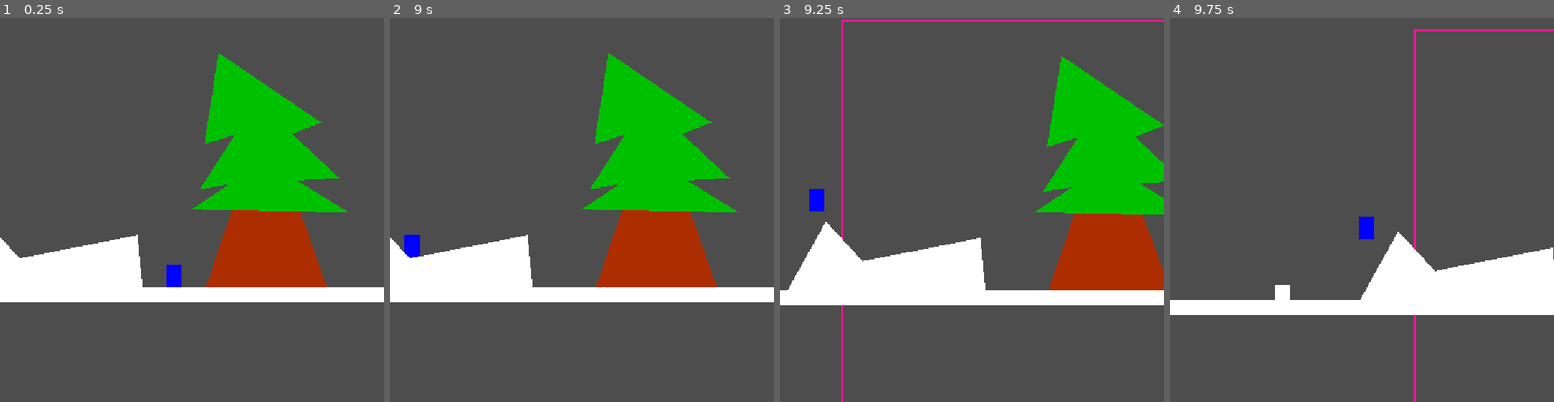
Above: before the commit, frames 1-4 (left to right).
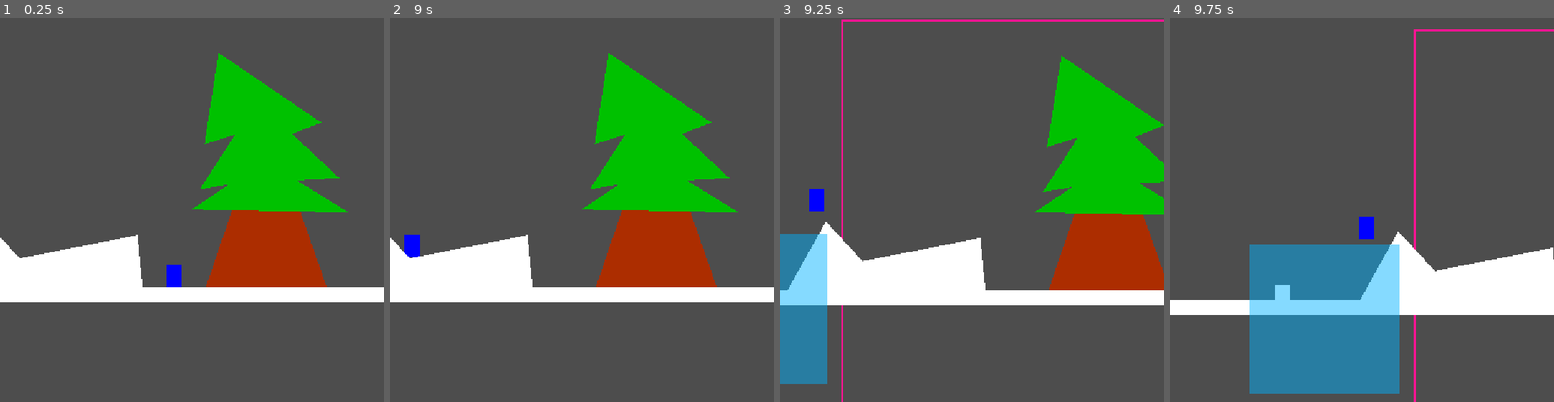
Above: after the commit, the same moments.

Repository: xorblo-doitus/OOB
Game: Godot game, scene res://src/gameplay/world/world.tscn
The game is run twice, just before and just after one commit, with the same random seed, the same clock (stepped at 60 frames per second) and the same inputs.
Inputs:
- Up to frame 1 (0.25 s): no input
- Up to frame 2 (9 s): tap Enter at 0.5, 6.5, 8 s; hold D (right) 0.53-2.03 s; tap Space (jump) at 0.77, 1.52, 3.02, 3.77, 4.52, 5.75, 6.02, 6.77, 7.25, 7.52 s; hold Left (left) 2.03-4.28 s; hold D (right) 4.28-8.03 s; hold Left (left) from 8.03 s (still down)
- Up to frame 3 (9.25 s): keep holding Left (left); tap Space (jump) at 9.02 s
- Up to frame 4 (9.75 s): release Left (left) at 9.53 s; hold D (right) from 9.53 s (still down)

Frames 1-2 are identical in both runs. In frame 3, 4.8% of the frame differs, in the area x 0-13%, y 56-96%; in frame 4, 15%, in the area x 20-60%, y 58-98%.

Commit message:
First implementation of water

Diff:
--- a/src/gameplay/entities/player.gd
+++ b/src/gameplay/entities/player.gd
@@ -6,11 +6,18 @@
 var coyote_time_s: float = 0.1
 
 var gravity: int = ProjectSettings.get_setting("physics/2d/default_gravity")
+var forces: Dictionary = {}
 
 var _not_on_floor_since_s: float = 0.0
 
 func _physics_process(delta: float) -> void:
 	get_tree().set_group(&"one_way", "disabled", Input.is_action_pressed(&"down"))
+
+	for force in forces.values():
+		if force is Callable:
+			force = force.call()
+
+		velocity += force * delta
 
 	if is_on_floor():
 		_not_on_floor_since_s = 0.0
--- /dev/null
+++ b/src/gameplay/world/terrain/water.gd
@@ -0,0 +1,48 @@
+extends ColorRect
+
+
+@export var target_shape: CollisionShape2D:
+	set(new):
+		if target_shape:
+			push_error("Can't reassign target_shape on water.")
+			return
+		target_shape = new
+		target_area = new.get_parent()
+		update_visuals()
+
+		target_area.body_entered.connect(_on_body_entered)
+		target_area.body_exited.connect(_on_body_exited)
+
+var target_area: Area2D
+
+
+func _ready() -> void:
+	if not target_shape:
+		target_shape = get_parent()
+
+
+func update_visuals() -> void:
+	size = target_shape.shape.size
+	position = size/-2
+
+
+func _on_body_entered(body: PhysicsBody2D) -> void:
+	if &"forces" in body:
+		body.forces[self] = _get_body_force.bind(body)
+
+
+func _on_body_exited(body: PhysicsBody2D) -> void:
+	if &"forces" in body:
+		body.forces.erase(self)
+
+
+func _get_body_force(body: PhysicsBody2D) -> Vector2:
+	var result: Vector2 = Vector2(0,
+		-body.gravity
+		-(
+			body.position.y
+			-(position.y - size.y) # Heighest position
+		)
+	) - body.velocity * 60 * 0.1
+
+	return result
--- /dev/null
+++ b/src/gameplay/world/terrain/water.tscn
@@ -0,0 +1,7 @@
+[gd_scene load_steps=2 format=3 uid="uid://drtgovpc4eh4f"]
+
+[ext_resource type="Script" path="res://src/gameplay/world/terrain/water.gd" id="1_8l7q0"]
+
+[node name="Water" type="ColorRect"]
+color = Color(0, 0.694118, 1, 0.478431)
+script = ExtResource("1_8l7q0")
--- a/src/gameplay/world/world.gd
+++ b/src/gameplay/world/world.gd
@@ -4,7 +4,7 @@
 @onready var camera_2d: Camera2D = %Camera2D
 @onready var current_zone: Area2D
 
-func _process(delta: float) -> void:
+func _process(_delta: float) -> void:
 	if current_zone and current_zone.overlaps_body(player):
 		return
 
--- a/src/gameplay/world/world.tscn
+++ b/src/gameplay/world/world.tscn
@@ -6,10 +6,14 @@
 [ext_resource type="PackedScene" uid="uid://clr627lga6td1" path="res://src/gameplay/world/terrain/long_platform.tscn" id="4_skm66"]
 [ext_resource type="PackedScene" uid="uid://bnmdgmyiltuxv" path="res://src/gameplay/world/terrain/bloc.tscn" id="5_sdugo"]
 [ext_resource type="PackedScene" uid="uid://d313j65dc033f" path="res://src/gameplay/world/terrain/polygon_terrain.tscn" id="6_t1arw"]
+[ext_resource type="PackedScene" uid="uid://drtgovpc4eh4f" path="res://src/gameplay/world/terrain/water.tscn" id="7_bqvld"]
 
 [sub_resource type="SegmentShape2D" id="SegmentShape2D_crqjm"]
 a = Vector2(20, -29)
 b = Vector2(-15, -29)
+
+[sub_resource type="RectangleShape2D" id="RectangleShape2D_pg4ov"]
+size = Vector2(200, 200)
 
 [node name="World" type="Node2D"]
 script = ExtResource("1_nomqr")
@@ -59,7 +63,6 @@
 [node name="Trunc" type="Polygon2D" parent="."]
 z_index = -16
 position = Vector2(587, 340)
-scale = Vector2(1, 1)
 color = Color(0.67451, 0.180392, 0, 1)
 polygon = PackedVector2Array(-29, 31, -15, -29, 19, -29, 39, 30)
 
@@ -80,3 +83,11 @@
 
 [node name="Bloc" parent="." instance=ExtResource("5_sdugo")]
 position = Vector2(-177, 349)
+
+[node name="Area2D" type="Area2D" parent="."]
+position = Vector2(-121, 384)
+
+[node name="CollisionShape2D" type="CollisionShape2D" parent="Area2D"]
+shape = SubResource("RectangleShape2D_pg4ov")
+
+[node name="Water" parent="Area2D/CollisionShape2D" instance=ExtResource("7_bqvld")]
Not shown: 1 places in src/gameplay/world/world.tscn that only renumber resources
